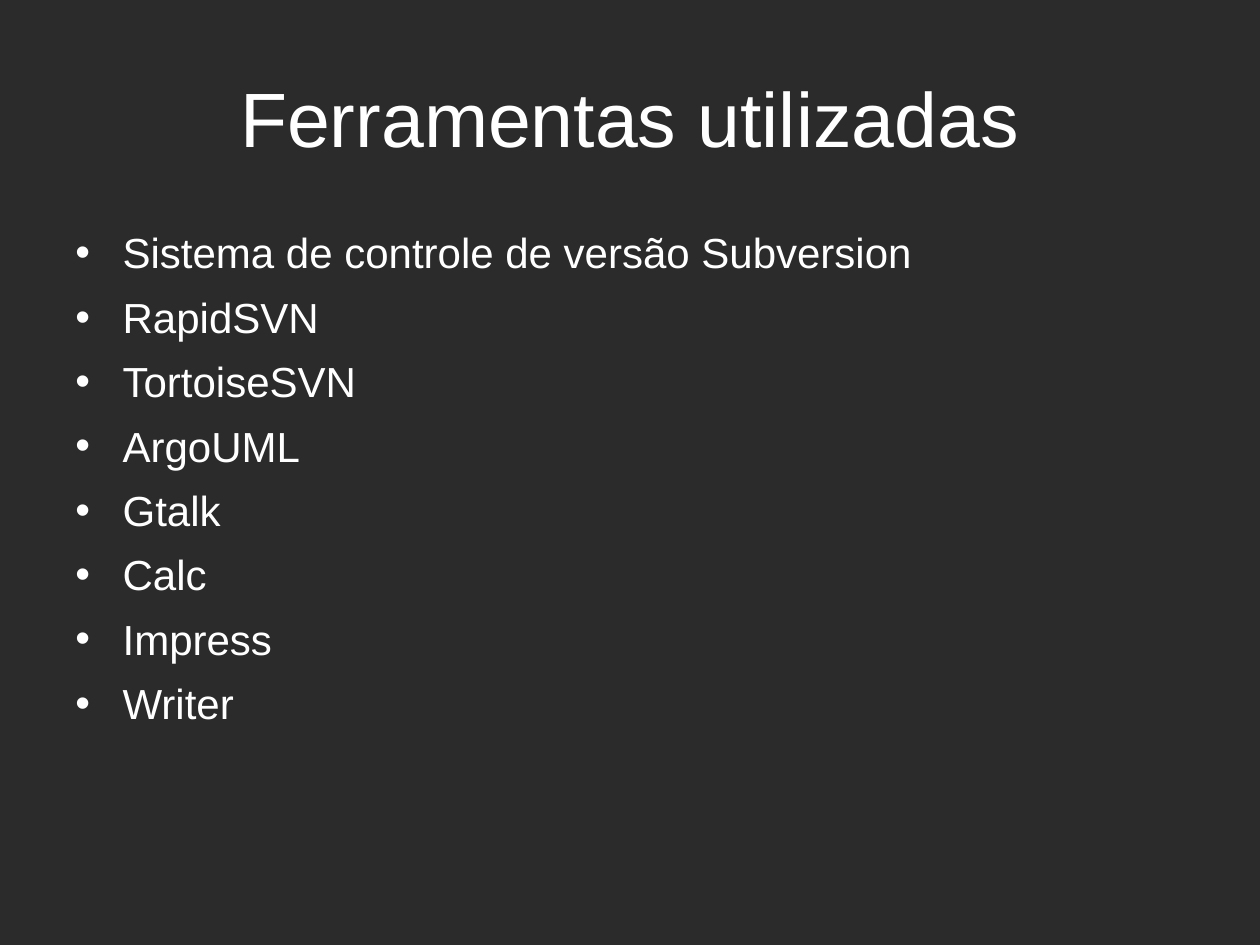
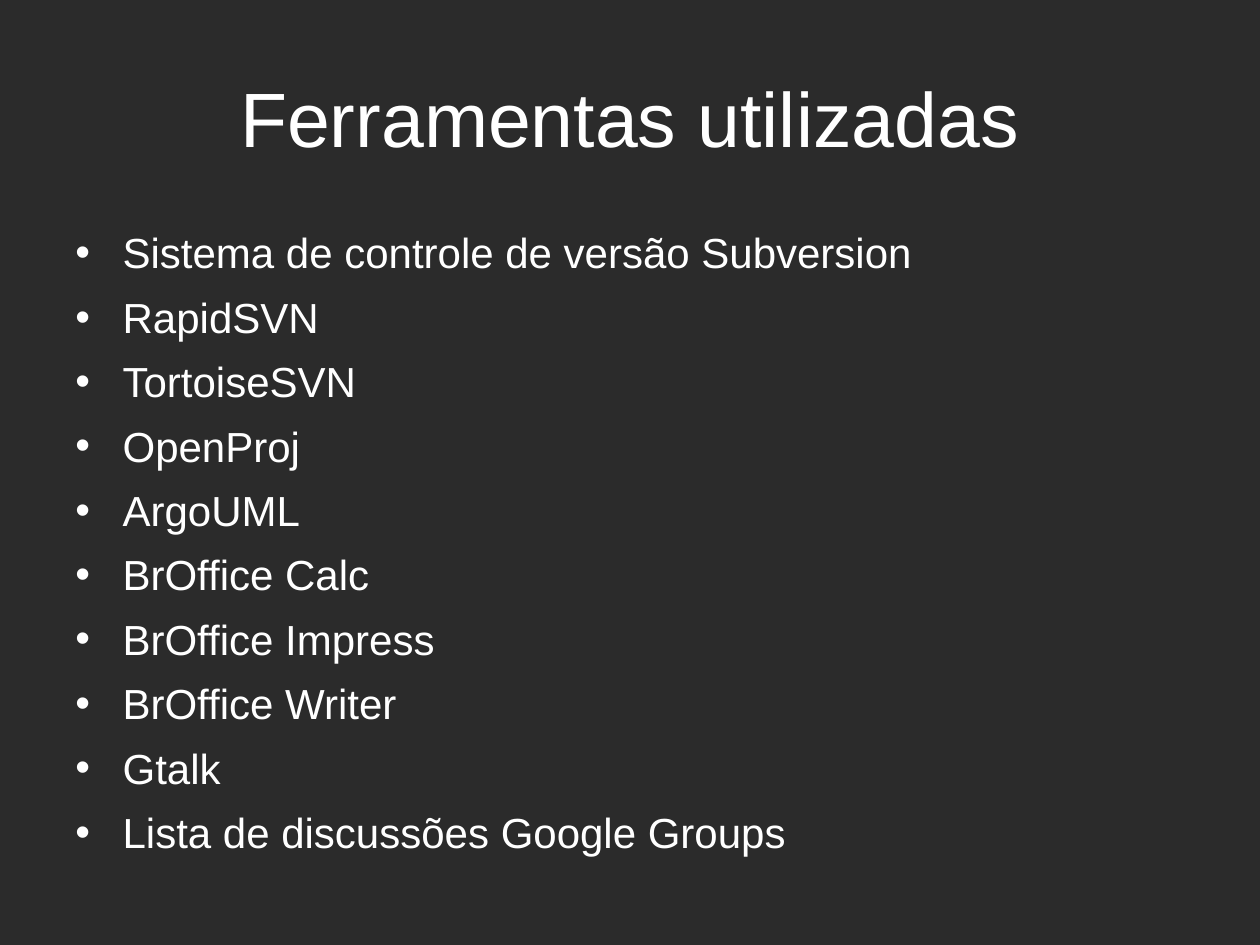
Before and after one commit to estevaosaleme/fooddeliveryweb, a slide deck: slide 6 of Documentacao/Outros Documentos/Apresentação FoodDeliveryWeb.odp. Drawn at 1260x945 pixels with LibreOffice and Linux fonts; fonts in the diff are those of the drawing; background and template pictures are left out; a plain dark background stands for a picture behind light text. Boxes give left, top, right and bottom in pixels: in the first picture for what was removed or moved away, otherwise in the second. Text is boxed around its words. In the diff, an @@ line names an element or a change of style, - is before the commit and + after.

Commit message:
Artefatos produzidos e atualizacao das ferramentas

```diff
--- a/Documentacao/Outros Documentos/Apresentação FoodDeliveryWeb.odp
+++ b/Documentacao/Outros Documentos/Apresentação FoodDeliveryWeb.odp
@@ text at box(123, 431, 300, 470): paragraph added @@
+• OpenProj
@@ text at box(123, 559, 434, 720): paragraphs added @@
+• BrOffice Calc
+• BrOffice Impress
+• BrOffice Writer
@@ text at box(123, 817, 786, 856): text changed @@
-• Calc
-• Impress
-• Writer
+• Lista de discussões Google Groups
```
Also in this commit, not shown: 1 other slide changed.
